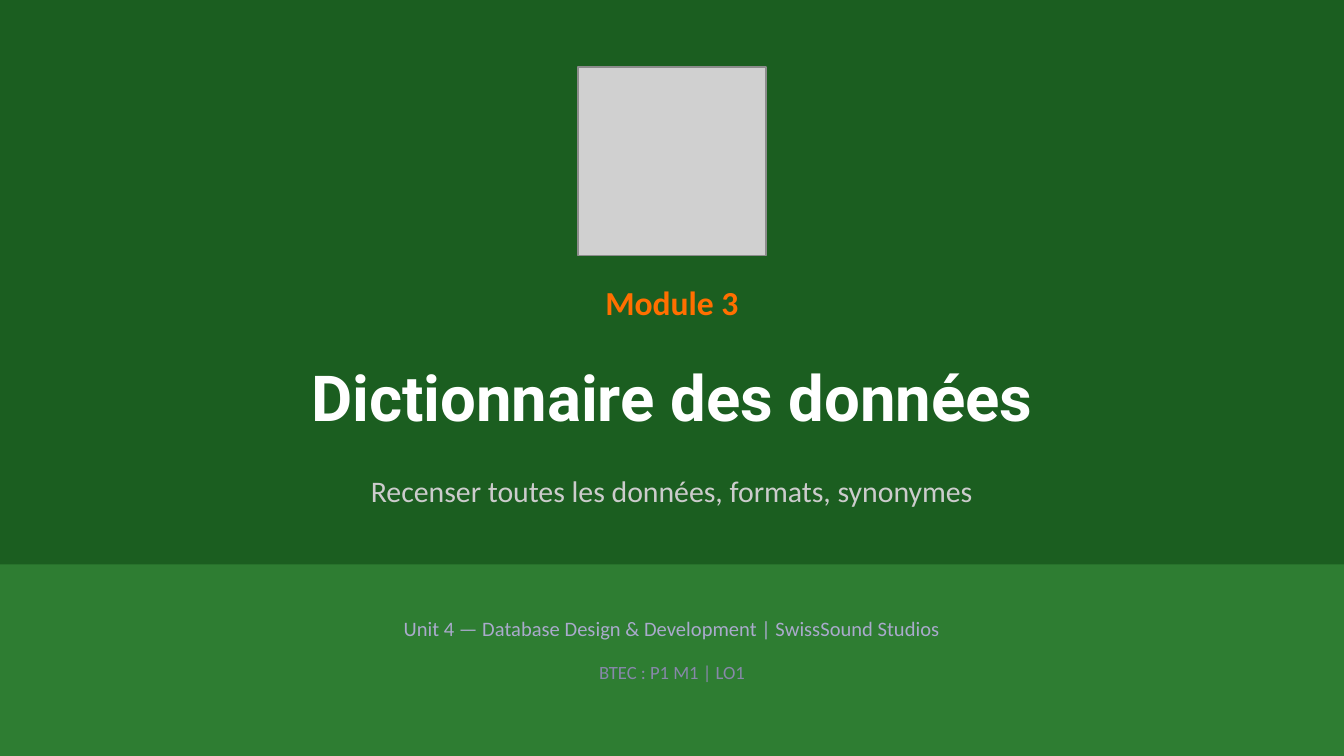
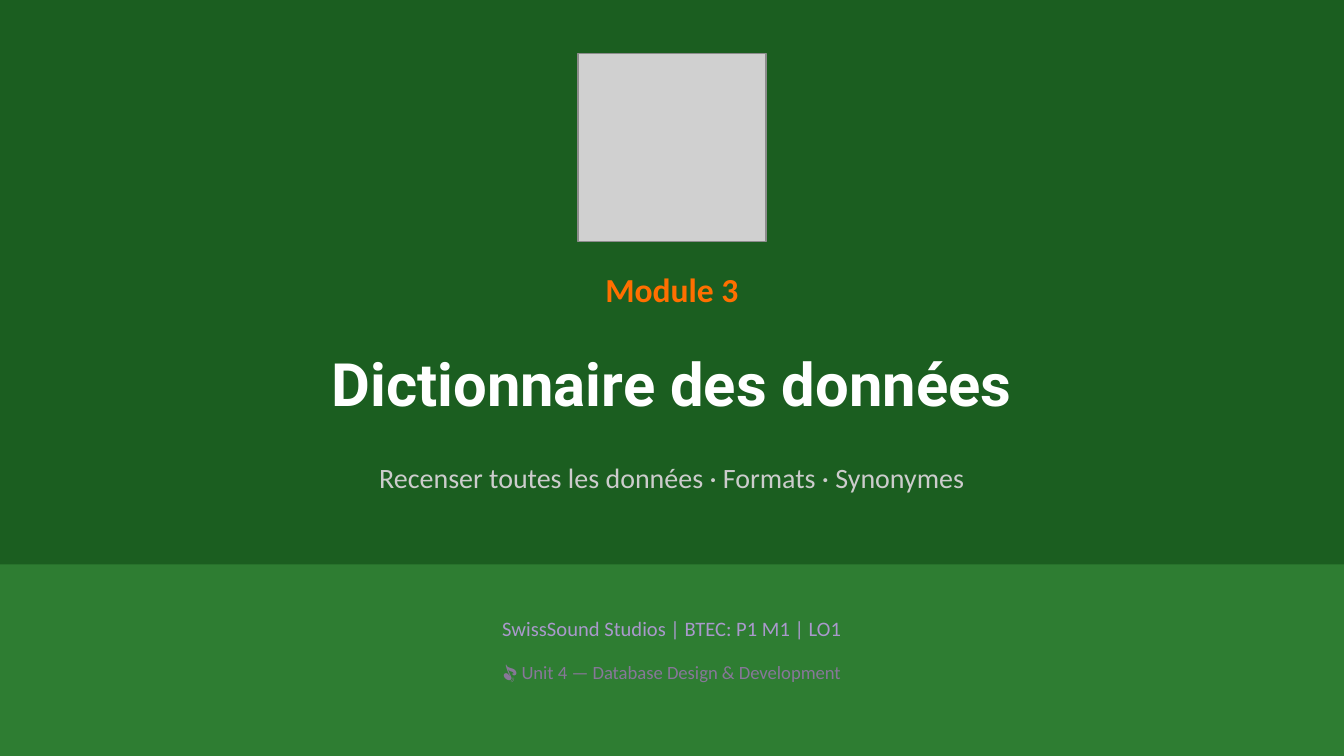
Before and after one commit to mbiTati/unit4_gamifie, a slide deck: slide 1 of pptx/Module03_Dictionnaire_des_données.pptx. Drawn at 1344x756 pixels with LibreOffice and Linux fonts; fonts in the diff are those of the drawing; grey boxes stand for pictures. Boxes give left, top, right and bottom in pixels: in the first picture for what was removed or moved away, otherwise in the second. Text is boxed around its words. In the diff, an @@ line names an element or a change of style, - is before the commit and + after.

```diff
--- a/pptx/Module03_Dictionnaire_des_données.pptx
+++ b/pptx/Module03_Dictionnaire_des_données.pptx
@@ picture: place and size @@
-picture at box(578, 67, 766, 255)
+picture at box(578, 54, 766, 242)
@@ text "Module 3": place and size @@
-text "Module 3" at box(605, 291, 738, 316)
+text "Module 3" at box(605, 278, 738, 303)
@@ text "Dictionnaire des données": place and size @@
-text "Dictionnaire des données" at box(311, 373, 1032, 422)
+text "Dictionnaire des données" at box(331, 361, 1012, 407)
@@ text "Dictionnaire des données" at box(331, 361, 1012, 407): size 34 to 32 pt @@
@@ text at box(379, 468, 964, 493): text changed; size 16 to 15 pt @@
-Recenser toutes les données, formats, synonymes
+Recenser toutes les données · Formats · Synonymes
@@ text at box(502, 622, 841, 636): text changed; text colour #AAAACC to #AA99CC @@
-Unit 4 — Database Design & Development | SwissSound Studios
+SwissSound Studios | BTEC: P1 M1 | LO1
@@ text at box(522, 666, 841, 682): text changed; text colour #8888AA to #887799 @@
-BTEC : P1 M1 | LO1
+🎵 Unit 4 — Database Design & Development
```
Also in this commit, not shown: 3 other slides changed, 5 slides added, 3 slides removed, 18 other files.
